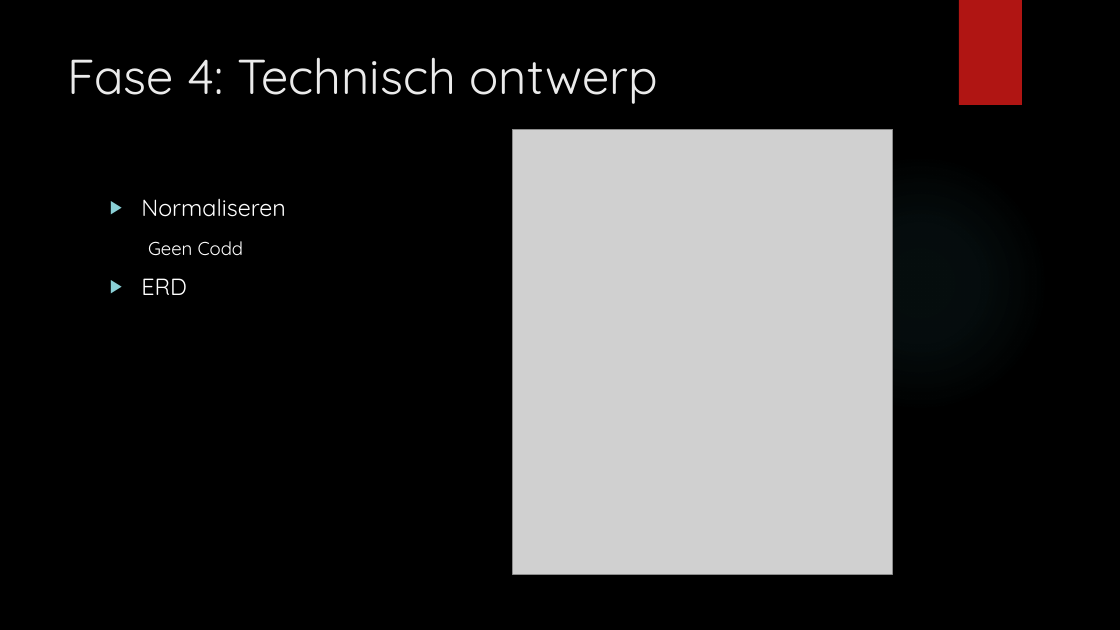
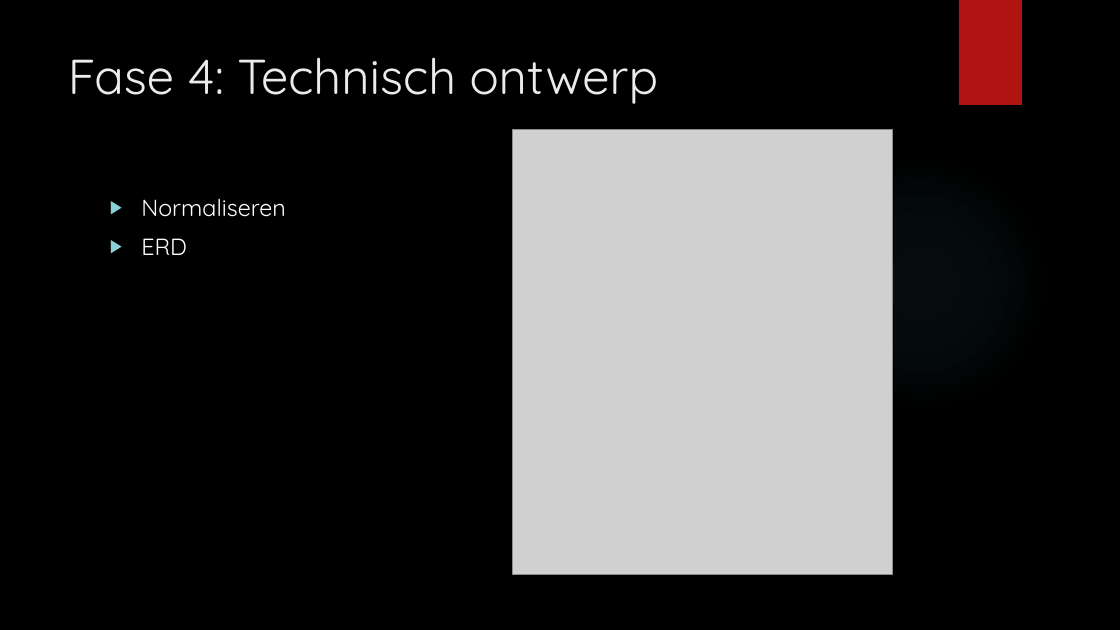
Before and after one commit to Stixs/tovuti, a slide deck: slide 5 of docs/PP.pptx. Drawn at 1120x630 pixels with LibreOffice and Linux fonts; fonts in the diff are those of the drawing; grey boxes stand for pictures; background and template pictures are left out. Boxes give left, top, right and bottom in pixels: in the first picture for what was removed or moved away, otherwise in the second. Text is boxed around its words. In the diff, an @@ line names an element or a change of style, - is before the commit and + after.

```diff
--- a/docs/PP.pptx
+++ b/docs/PP.pptx
@@ text at bbox=[148, 241, 244, 256]: paragraph removed @@
-Geen Codd
```
Also in this commit, not shown: 1 other slide changed.
